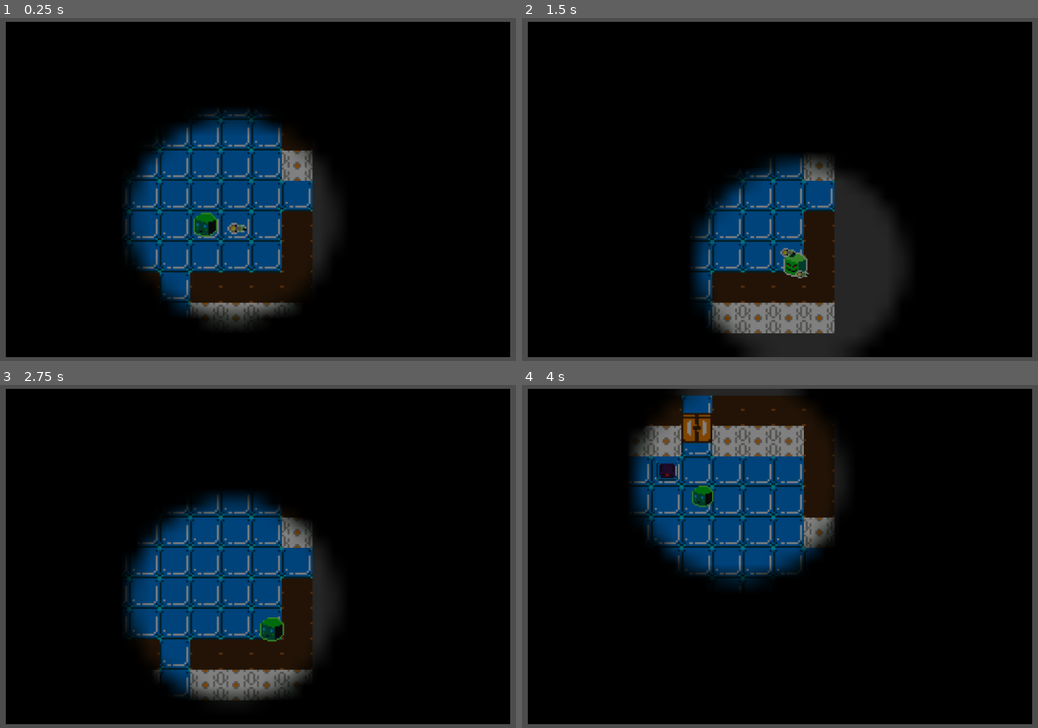
Above: before the commit, frames 1-4 (two rows, left to right).
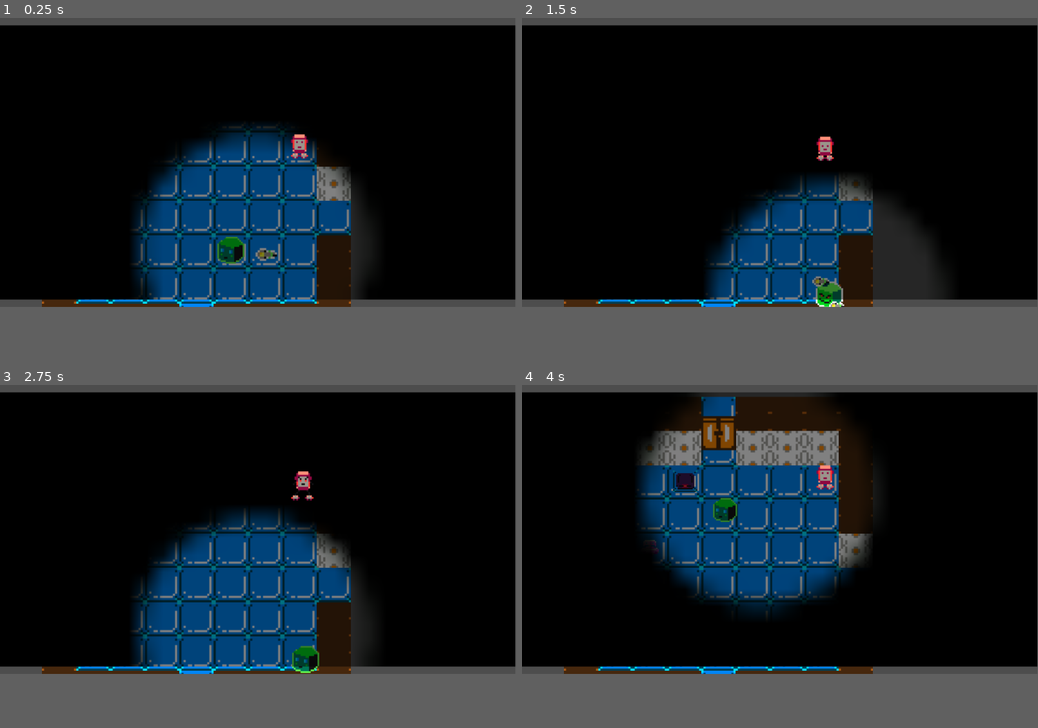
Above: after the commit, the same moments.

Repository: lachoneus8/lumens-lab-break
Game: Godot game, scene res://Scenes/level_1.tscn
Two runs of this game, one before a commit and one after it. Both use one fixed random seed, a clock stepped at 60 frames per second and the inputs below.
Inputs:
- Up to frame 1 (0.25 s): no input
- Up to frame 2 (1.5 s): tap Enter at 0.5 s; hold D (Move Right) 0.53-1.28 s; tap E (Drop) at 0.6 s; tap Space at 1.25 s; hold S (Move Down) from 1.28 s (still down); tap Q (Pickup) at 1.35 s
- Up to frame 3 (2.75 s): release S (Move Down) at 2.03 s; hold D (Move Right) from 2.03 s (still down); tap E (Drop) at 2.1 s
- Up to frame 4 (4 s): release D (Move Right) at 2.78 s; hold W (Move Up) 2.78-3.53 s; tap Q (Pickup) at 2.85 s; hold A (Move Left) from 3.53 s (still down); tap E (Drop) at 3.6 s
In our replay, the window is 800x533 before the commit and 799x449 after it. These sizes can differ from the game's own. Grey fills any space a smaller window leaves; there, only what the larger window draws over its background counts as a difference.

The runs differ from the first frame. In frame 1, 23% of the frame differs, in the area x 0-100%, y 0-100%; in frame 2, 23%; in frame 3, 23%; in frame 4, 23%.

Commit message:
Added mouse and statue

Diff:
--- /dev/null
+++ b/Entity/Mouse.tscn
@@ -0,0 +1,88 @@
+[gd_scene format=3 uid="uid://bvq0fr53i5n1c"]
+
+[ext_resource type="Texture2D" uid="uid://dhp87f8cebr1u" path="res://Textures/Asset_Mouse_Rhoombah-Sheet.png" id="1_6hb2y"]
+[ext_resource type="Script" uid="uid://c0adyyx3slht0" path="res://Scripts/Mouse.gd" id="1_25i2q"]
+[ext_resource type="Texture2D" uid="uid://b1apdcgkltssg" path="res://Textures/Asset_Mouse_Chilling.png" id="2_25i2q"]
+
+[sub_resource type="AtlasTexture" id="AtlasTexture_aollu"]
+atlas = ExtResource("1_6hb2y")
+region = Rect2(0, 0, 44, 44)
+
+[sub_resource type="AtlasTexture" id="AtlasTexture_ddpo4"]
+atlas = ExtResource("1_6hb2y")
+region = Rect2(44, 0, 44, 44)
+
+[sub_resource type="AtlasTexture" id="AtlasTexture_rtee4"]
+atlas = ExtResource("1_6hb2y")
+region = Rect2(88, 0, 44, 44)
+
+[sub_resource type="AtlasTexture" id="AtlasTexture_t62qc"]
+atlas = ExtResource("1_6hb2y")
+region = Rect2(132, 0, 44, 44)
+
+[sub_resource type="AtlasTexture" id="AtlasTexture_w0ouv"]
+atlas = ExtResource("1_6hb2y")
+region = Rect2(176, 0, 44, 44)
+
+[sub_resource type="AtlasTexture" id="AtlasTexture_3l3d5"]
+atlas = ExtResource("1_6hb2y")
+region = Rect2(220, 0, 44, 44)
+
+[sub_resource type="AtlasTexture" id="AtlasTexture_h0wnc"]
+atlas = ExtResource("1_6hb2y")
+region = Rect2(264, 0, 44, 44)
+
+[sub_resource type="AtlasTexture" id="AtlasTexture_e5n3p"]
+atlas = ExtResource("1_6hb2y")
+region = Rect2(308, 0, 44, 44)
+
+[sub_resource type="SpriteFrames" id="SpriteFrames_fkkyb"]
+animations = [{
+"frames": [{
+"duration": 1.0,
+"texture": SubResource("AtlasTexture_aollu")
+}, {
+"duration": 1.0,
+"texture": SubResource("AtlasTexture_ddpo4")
+}, {
+"duration": 1.0,
+"texture": SubResource("AtlasTexture_rtee4")
+}, {
+"duration": 1.0,
+"texture": SubResource("AtlasTexture_t62qc")
+}, {
+"duration": 1.0,
+"texture": SubResource("AtlasTexture_w0ouv")
+}, {
+"duration": 1.0,
+"texture": SubResource("AtlasTexture_3l3d5")
+}, {
+"duration": 1.0,
+"texture": SubResource("AtlasTexture_h0wnc")
+}, {
+"duration": 1.0,
+"texture": SubResource("AtlasTexture_e5n3p")
+}],
+"loop": true,
+"name": &"walk",
+"speed": 5.0
+}]
+
+[sub_resource type="CircleShape2D" id="CircleShape2D_lvrdl"]
+radius = 12.0
+
+[node name="Mouse" type="CharacterBody2D" unique_id=2081503423]
+script = ExtResource("1_25i2q")
+
+[node name="AnimatedSprite2D" type="AnimatedSprite2D" parent="." unique_id=1361908852]
+visible = false
+sprite_frames = SubResource("SpriteFrames_fkkyb")
+animation = &"walk"
+frame_progress = 0.5195335
+speed_scale = 2.0
+
+[node name="StationarySprite2D" type="Sprite2D" parent="." unique_id=888620895]
+texture = ExtResource("2_25i2q")
+
+[node name="CollisionShape2D" type="CollisionShape2D" parent="." unique_id=1895779683]
+shape = SubResource("CircleShape2D_lvrdl")
--- /dev/null
+++ b/Entity/Statue.tscn
@@ -0,0 +1,87 @@
+[gd_scene format=3 uid="uid://m2be4v6ygfo3"]
+
+[ext_resource type="Script" uid="uid://1hwpui0jbrmm" path="res://Scripts/Statue.gd" id="1_i0ixe"]
+[ext_resource type="Texture2D" uid="uid://dk6xbljwtsujn" path="res://Textures/Asset_Lumen_Statue-Sprite.png" id="2_0ngyq"]
+[ext_resource type="Texture2D" uid="uid://bxiawr4np0mvv" path="res://Textures/Asset_Statue_Chilling.png" id="3_xhpqm"]
+
+[sub_resource type="RectangleShape2D" id="RectangleShape2D_qkhfm"]
+size = Vector2(16, 25)
+
+[sub_resource type="AtlasTexture" id="AtlasTexture_a1kjd"]
+atlas = ExtResource("2_0ngyq")
+region = Rect2(0, 0, 44, 44)
+
+[sub_resource type="AtlasTexture" id="AtlasTexture_80cud"]
+atlas = ExtResource("2_0ngyq")
+region = Rect2(44, 0, 44, 44)
+
+[sub_resource type="AtlasTexture" id="AtlasTexture_ii5x0"]
+atlas = ExtResource("2_0ngyq")
+region = Rect2(88, 0, 44, 44)
+
+[sub_resource type="AtlasTexture" id="AtlasTexture_2xl07"]
+atlas = ExtResource("2_0ngyq")
+region = Rect2(132, 0, 44, 44)
+
+[sub_resource type="AtlasTexture" id="AtlasTexture_c28cv"]
+atlas = ExtResource("2_0ngyq")
+region = Rect2(176, 0, 44, 44)
+
+[sub_resource type="AtlasTexture" id="AtlasTexture_em2np"]
+atlas = ExtResource("2_0ngyq")
+region = Rect2(220, 0, 44, 44)
+
+[sub_resource type="AtlasTexture" id="AtlasTexture_a48c7"]
+atlas = ExtResource("2_0ngyq")
+region = Rect2(264, 0, 44, 44)
+
+[sub_resource type="AtlasTexture" id="AtlasTexture_le0gq"]
+atlas = ExtResource("2_0ngyq")
+region = Rect2(308, 0, 44, 44)
+
+[sub_resource type="SpriteFrames" id="SpriteFrames_62lyp"]
+animations = [{
+"frames": [{
+"duration": 1.0,
+"texture": SubResource("AtlasTexture_a1kjd")
+}, {
+"duration": 1.0,
+"texture": SubResource("AtlasTexture_80cud")
+}, {
+"duration": 1.0,
+"texture": SubResource("AtlasTexture_ii5x0")
+}, {
+"duration": 1.0,
+"texture": SubResource("AtlasTexture_2xl07")
+}, {
+"duration": 1.0,
+"texture": SubResource("AtlasTexture_c28cv")
+}, {
+"duration": 1.0,
+"texture": SubResource("AtlasTexture_em2np")
+}, {
+"duration": 1.0,
+"texture": SubResource("AtlasTexture_a48c7")
+}, {
+"duration": 1.0,
+"texture": SubResource("AtlasTexture_le0gq")
+}],
+"loop": true,
+"name": &"default",
+"speed": 5.0
+}]
+
+[node name="Robot" type="CharacterBody2D" unique_id=1772587939]
+script = ExtResource("1_i0ixe")
+
+[node name="CollisionShape2D" type="CollisionShape2D" parent="." unique_id=631410083]
+position = Vector2(0, -0.5)
+shape = SubResource("RectangleShape2D_qkhfm")
+
+[node name="AnimatedSprite2D" type="AnimatedSprite2D" parent="." unique_id=1045204084]
+visible = false
+sprite_frames = SubResource("SpriteFrames_62lyp")
+frame_progress = 0.8693634
+
+[node name="StationarySprite2D" type="Sprite2D" parent="." unique_id=457794377]
+texture = ExtResource("3_xhpqm")
--- a/Scenes/level_1.tscn
+++ b/Scenes/level_1.tscn
@@ -9,8 +9,10 @@
 [ext_resource type="PackedScene" uid="uid://ca5pnuuntlb86" path="res://Object/LockPressurePlate.tscn" id="7_lsmp6"]
 [ext_resource type="Texture2D" uid="uid://cqdeyjlrot3n0" path="res://Textures/Asset_Lumen_wolight.png" id="8_wrinw"]
 [ext_resource type="PackedScene" uid="uid://d1mdyifpjj78m" path="res://Object/FrontDoor.tscn" id="8_xrdnt"]
+[ext_resource type="PackedScene" uid="uid://bvq0fr53i5n1c" path="res://Entity/Mouse.tscn" id="9_6r07y"]
 [ext_resource type="PackedScene" uid="uid://du5ta5mm84gu" path="res://Scenes/lumen.tscn" id="9_af3po"]
 [ext_resource type="Texture2D" uid="uid://b0i4lfjkry3ej" path="res://Textures/Asset_Lumen_hazlight.png" id="10_uy8f0"]
+[ext_resource type="PackedScene" uid="uid://m2be4v6ygfo3" path="res://Entity/Statue.tscn" id="13_6ioyp"]
 
 [sub_resource type="TileSetAtlasSource" id="TileSetAtlasSource_6r07y"]
 texture = ExtResource("2_chwpn")
@@ -137,7 +139,11 @@
 position = Vector2(183.00002, 53)
 scale = Vector2(1.0115556, 0.9886564)
 
-[node name="Lumen" parent="." unique_id=1552569677 instance=ExtResource("9_af3po")]
+[node name="Mouse" parent="." unique_id=1360138408 instance=ExtResource("9_6r07y")]
+position = Vector2(119, 152)
+scale = Vector2(0.6, 0.6)
+
+[node name="Lumen" parent="." unique_id=1552569677 groups=["player"] instance=ExtResource("9_af3po")]
 position = Vector2(215, 217.00003)
 lightOnTexture = ExtResource("10_uy8f0")
 lightOffTexture = ExtResource("8_wrinw")
@@ -145,3 +151,7 @@
 [node name="Fog" type="Sprite2D" parent="." unique_id=1729652406]
 material = SubResource("CanvasItemMaterial_7p6j4")
 position = Vector2(226, 309)
+
+[node name="Robot" parent="." unique_id=448729144 instance=ExtResource("13_6ioyp")]
+position = Vector2(279, 120)
+scale = Vector2(0.8, 0.8)
--- /dev/null
+++ b/Scripts/LightReactiveEntity.gd
@@ -0,0 +1,71 @@
+class_name LightReactiveEntity
+extends CharacterBody2D
+
+@export var light_range: float = 115.0
+@export var move_speed: float = 50.0
+@export var direction_change_time: float = 2.0
+
+@onready var animated_sprite: AnimatedSprite2D = $AnimatedSprite2D
+@onready var stationary_sprite: Sprite2D = $StationarySprite2D
+
+var move_direction: Vector2 = Vector2.ZERO
+var time_until_direction_change: float = 0.0
+var is_near_light: bool = false
+
+func _ready():
+	randomize()
+	change_direction()
+
+func _physics_process(delta: float) -> void:
+	update_nearest_light_distance()
+
+	if should_move():
+		handle_movement(delta)
+	else:
+		stop_movement()
+
+func update_nearest_light_distance():
+	var lights = get_tree().get_nodes_in_group("lights")
+	var nearest_distance: float = INF
+
+	for light in lights:
+		if light is Node2D:
+			var distance = global_position.distance_to(light.global_position)
+			if distance < nearest_distance:
+				nearest_distance = distance
+
+	is_near_light = nearest_distance <= light_range
+
+func should_move() -> bool:
+	# Override in derived classes
+	return false
+
+func handle_movement(delta: float):
+	time_until_direction_change -= delta
+
+	if time_until_direction_change <= 0:
+		change_direction()
+
+	velocity = move_direction * move_speed
+	move_and_slide()
+
+	# Update sprites
+	animated_sprite.visible = true
+	stationary_sprite.visible = false
+	animated_sprite.play()
+
+func stop_movement():
+	velocity = Vector2.ZERO
+
+	# Update sprites
+	animated_sprite.visible = false
+	stationary_sprite.visible = true
+	animated_sprite.stop()
+
+func change_direction():
+	# Random direction
+	var angle = randf() * TAU
+	move_direction = Vector2(cos(angle), sin(angle)).normalized()
+
+	# Random time until next direction change
+	time_until_direction_change = direction_change_time + randf() * direction_change_time
--- /dev/null
+++ b/Scripts/Mouse.gd
@@ -0,0 +1,5 @@
+extends LightReactiveEntity
+
+# Mouse moves ONLY when near light
+func should_move() -> bool:
+	return is_near_light
--- /dev/null
+++ b/Scripts/Statue.gd
@@ -0,0 +1,5 @@
+extends LightReactiveEntity
+
+# Statue moves ONLY when far from light
+func should_move() -> bool:
+	return not is_near_light
--- a/project.godot
+++ b/project.godot
@@ -17,9 +17,9 @@
 
 [display]
 
-window/size/viewport_width=1080
-window/size/viewport_height=720
-window/stretch/scale=2.0
+window/size/viewport_width=1920
+window/size/viewport_height=1080
+window/stretch/scale=4.0
 
 [dotnet]
 
Not shown, added: Scripts/LightReactiveEntity.gd.uid
Not shown, added: Scripts/Mouse.gd.uid
Not shown, added: Scripts/Statue.gd.uid
Binary file added: Textures/Asset_Lumen_Statue-Sprite.png
Not shown, added: Textures/Asset_Lumen_Statue-Sprite.png.import
Binary file added: Textures/Asset_Mouse_Chilling.png
Not shown, added: Textures/Asset_Mouse_Chilling.png.import
Binary file added: Textures/Asset_Mouse_Rhoombah-Sheet.png
Not shown, added: Textures/Asset_Mouse_Rhoombah-Sheet.png.import
Binary file added: Textures/Asset_Statue_Chilling.png
Not shown, added: Textures/Asset_Statue_Chilling.png.import
Not shown, added: export_presets.cfg
